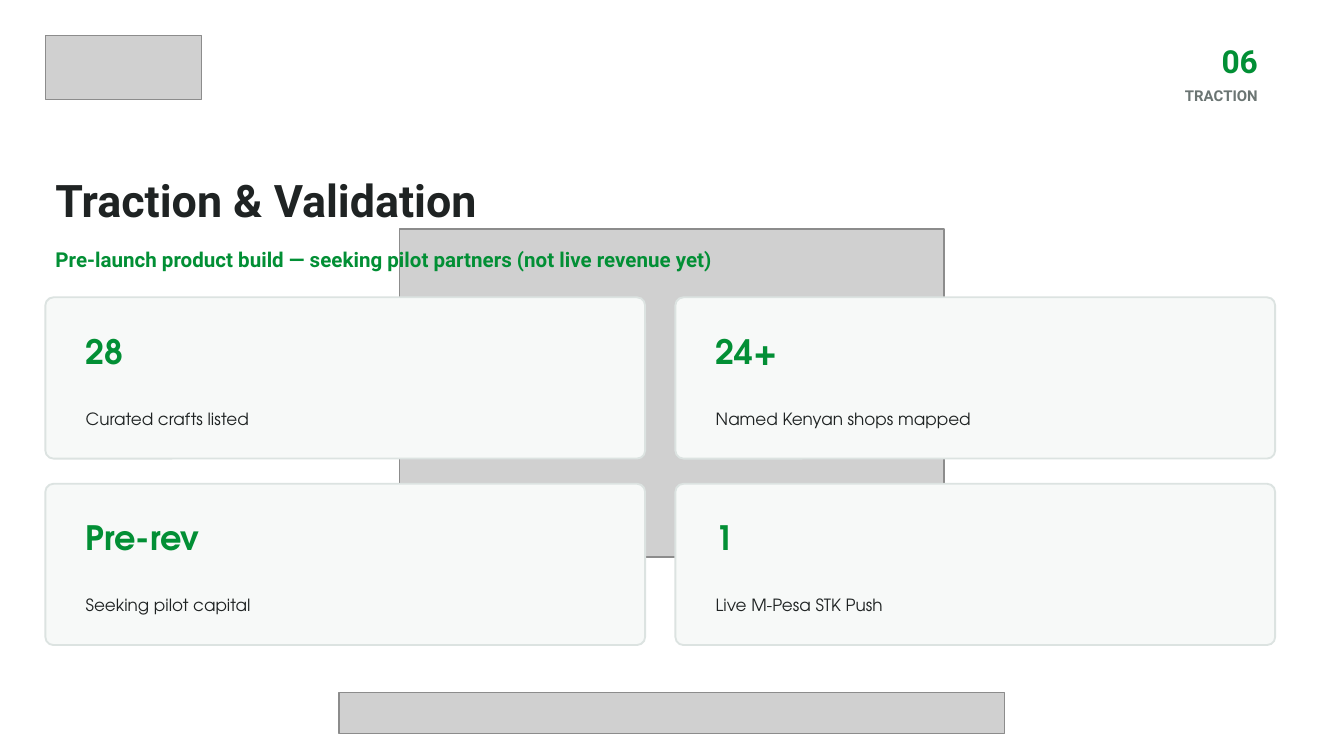
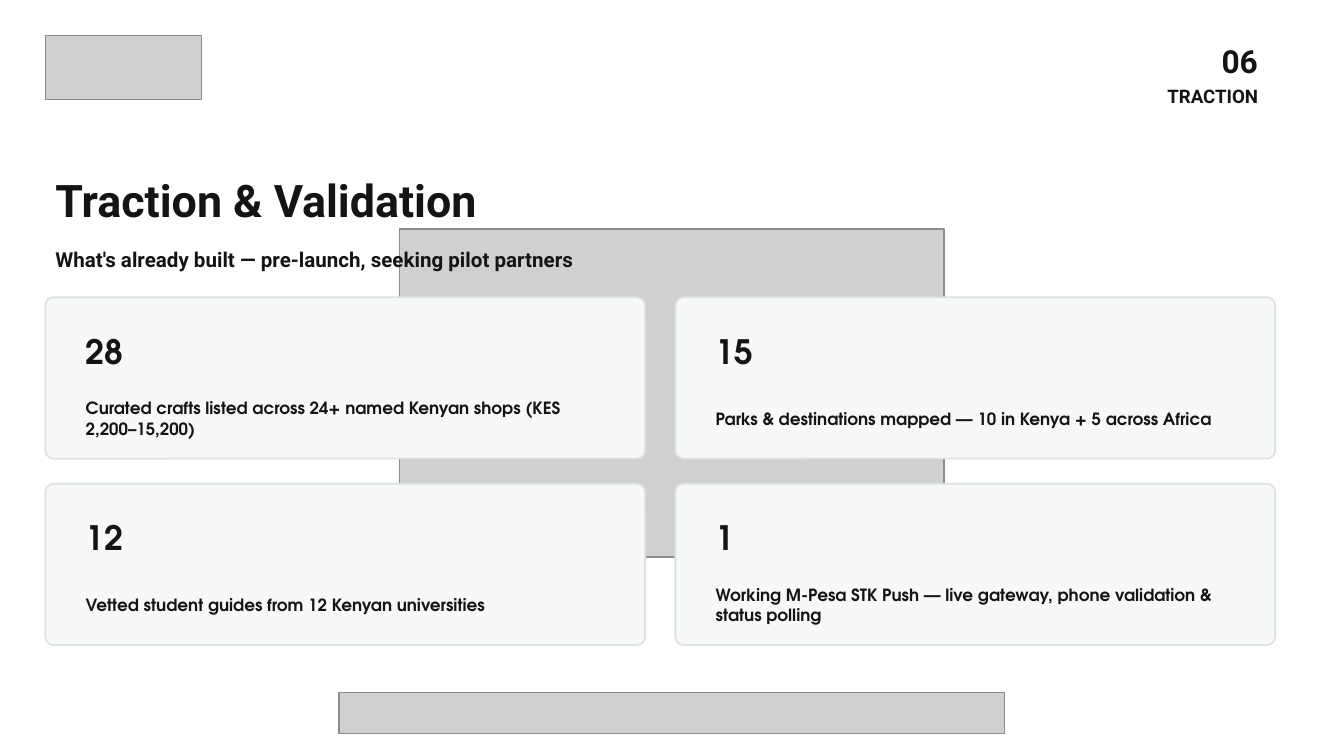
Before and after one commit to ProximaOpal/AuroraTravels, a slide deck: slide 7 of pitch/AuroraTravels_Pitch_Deck.pptx. Drawn at 1344x756 pixels with LibreOffice and Linux fonts; fonts in the diff are those of the drawing; grey boxes stand for pictures. Boxes give left, top, right and bottom in pixels: in the first picture for what was removed or moved away, otherwise in the second. Text is boxed around its words. In the diff, an @@ line names an element or a change of style, - is before the commit and + after.

```diff
--- a/pitch/AuroraTravels_Pitch_Deck.pptx
+++ b/pitch/AuroraTravels_Pitch_Deck.pptx
@@ text "TRACTION" at (x1=1167, y1=89, x2=1258, y2=103): size 8 to 10 pt, text colour #6B7573 to #141414 @@
@@ text "Traction & Validation" at (x1=55, y1=183, x2=477, y2=218): text colour #1F2323 to #141414 @@
@@ text at (x1=55, y1=248, x2=573, y2=273): text changed; text colour #028F35 to #141414 @@
-Pre-launch product build — seeking pilot partners (not live revenue yet)
+What's already built — pre-launch, seeking pilot partners
@@ text at (x1=716, y1=339, x2=754, y2=365): text changed; text colour #028F35 to #141414 @@
-24+
+15
@@ text at (x1=86, y1=401, x2=560, y2=439): text changed; text colour #1F2323 to #141414; bold on @@
-Curated crafts listed
+Curated crafts listed across 24+ named Kenyan shops (KES 2,200–15,200)
@@ text at (x1=716, y1=412, x2=1211, y2=428): text changed; text colour #1F2323 to #141414; bold on @@
-Named Kenyan shops mapped
+Parks & destinations mapped — 10 in Kenya + 5 across Africa
@@ text colour #028F35 to #141414 in 3 elements at (x1=1222, y1=50, x2=1258, y2=74), (x1=86, y1=338, x2=124, y2=365), (x1=716, y1=525, x2=735, y2=550) @@
@@ text at (x1=86, y1=524, x2=124, y2=550): text changed; text colour #028F35 to #141414 @@
-Pre-rev
+12
@@ text at (x1=86, y1=598, x2=485, y2=615): text changed; text colour #1F2323 to #141414; bold on @@
-Seeking pilot capital
+Vetted student guides from 12 Kenyan universities
@@ text at (x1=716, y1=588, x2=1195, y2=625): text changed; text colour #1F2323 to #141414; bold on @@
-Live M-Pesa STK Push
+Working M-Pesa STK Push — live gateway, phone validation & status polling
```
Also in this commit, not shown: 10 other slides changed, 2 other files.
